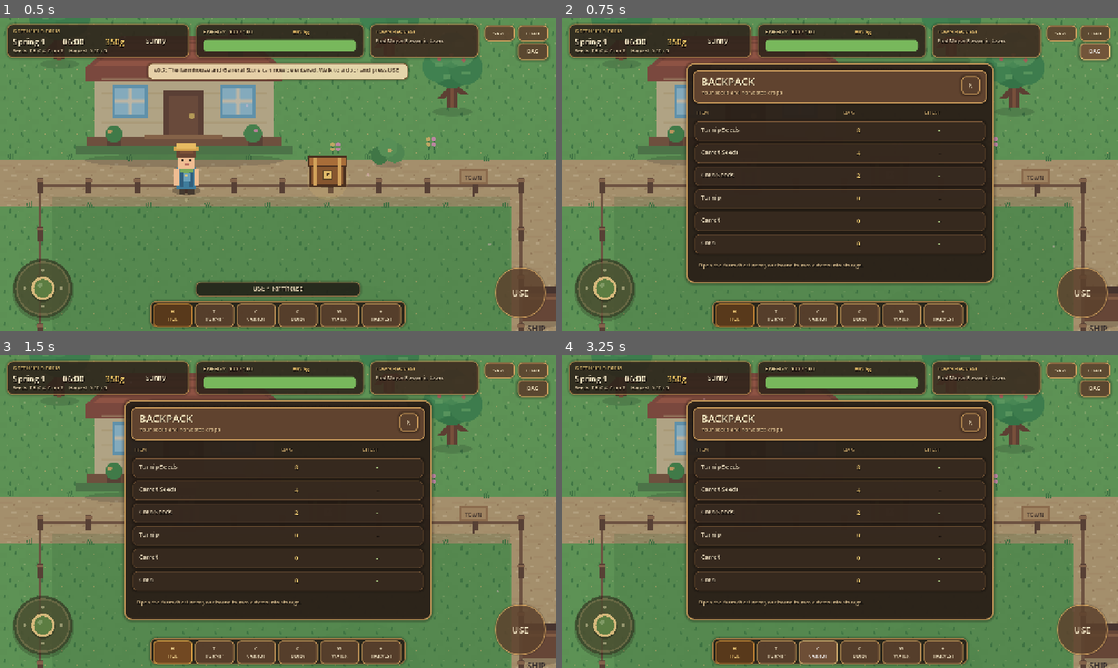
Above: before the commit, frames 1-4 (two rows, left to right).
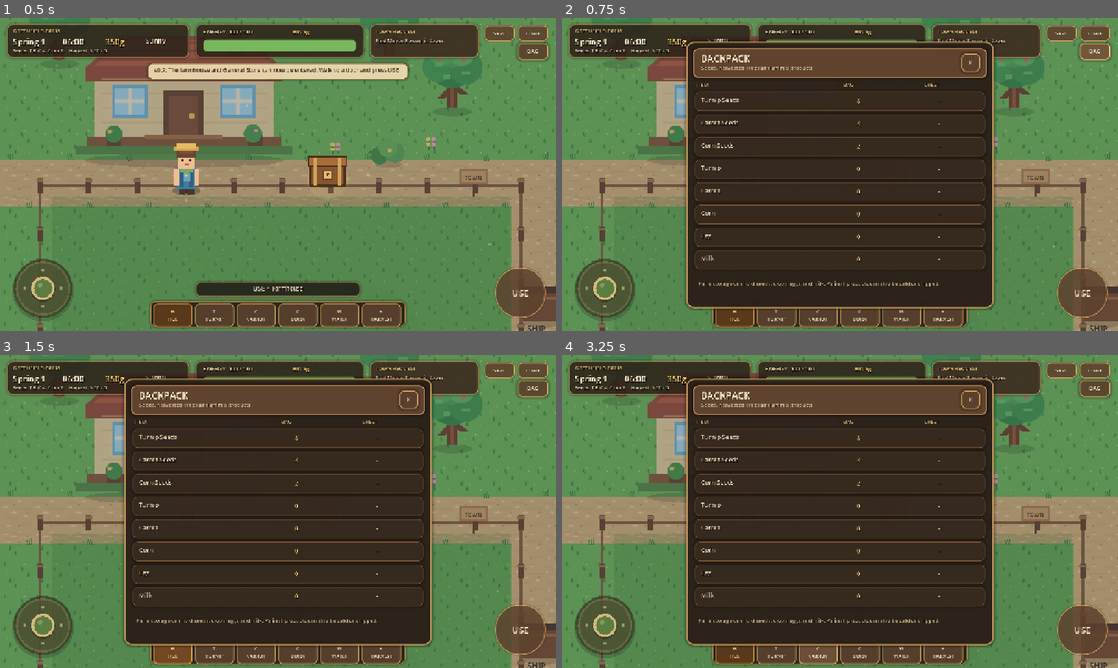
Above: after the commit, the same moments.

Repository: mohsenbigdeli/New
Game: Godot game, scene res://scenes/main.tscn
Same seed, same stepped clock (60 frames per second), same inputs: the game is played once before the commit and once after it.
Inputs:
- Up to frame 1 (0.5 s): no input
- Up to frame 2 (0.75 s): click "BAG" at 0.5 s
- Up to frame 3 (1.5 s): click "H HOE" at 1.25 s
- Up to frame 4 (3.25 s): click "T TURNIP" at 2 s; click "C CARROT" at 2.75 s

Frame 1 is identical in both runs. In frame 2, 17% of the frame differs, in the area x 22-78%, y 6-94%; in frame 3, 17%; in frame 4, 17%.

Commit message:
Extend v0.8 inventory for eggs and milk

Diff:
--- a/greenfield-farm/scripts/farm_inventory_panel.gd
+++ b/greenfield-farm/scripts/farm_inventory_panel.gd
@@ -22,7 +22,9 @@
 	{"key":"seed_corn", "name":"Corn Seeds"},
 	{"key":"turnip", "name":"Turnip"},
 	{"key":"carrot", "name":"Carrot"},
-	{"key":"corn", "name":"Corn"}
+	{"key":"corn", "name":"Corn"},
+	{"key":"egg", "name":"Egg"},
+	{"key":"milk", "name":"Milk"}
 ]
 
 func _ready() -> void:
@@ -74,36 +76,36 @@
 
 func _build_panel() -> void:
 	panel = Panel.new()
-	panel.position = Vector2(286,104)
-	panel.size = Vector2(708,506)
+	panel.position = Vector2(286,54)
+	panel.size = Vector2(708,614)
 	panel.add_theme_stylebox_override("panel", _style_box(Color("#2b2119f2"), Color("#c89b5b"), 18, 3))
 	panel.visible = false
 	add_child(panel)
 
 	var header := Panel.new()
 	header.position = Vector2(16,16)
-	header.size = Vector2(676,76)
+	header.size = Vector2(676,68)
 	header.add_theme_stylebox_override("panel", _style_box(Color("#60432f"), Color("#d3a25f"), 12, 2))
 	panel.add_child(header)
-	title_label = _label(header, Vector2(18,9), Vector2(420,30), "BACKPACK", 24, Color("#fff0c8"))
-	subtitle_label = _label(header, Vector2(19,42), Vector2(560,22), "Seeds and harvested crops", 12, Color("#e7c998"))
+	title_label = _label(header, Vector2(18,7), Vector2(420,28), "BACKPACK", 22, Color("#fff0c8"))
+	subtitle_label = _label(header, Vector2(19,36), Vector2(560,22), "Seeds, crops and animal products", 12, Color("#e7c998"))
 
 	var close := Button.new()
 	close.text = "X"
-	close.position = Vector2(618,14)
+	close.position = Vector2(618,12)
 	close.size = Vector2(42,42)
 	_style_button(close, Color("#9d5448"))
 	header.add_child(close)
 	close.pressed.connect(close_panel)
 
-	_label(panel, Vector2(24,104), Vector2(260,24), "ITEM", 12, Color("#d1ad70"))
-	_label(panel, Vector2(362,104), Vector2(92,24), "BAG", 12, Color("#d1ad70"))
-	_label(panel, Vector2(548,104), Vector2(108,24), "CHEST", 12, Color("#d1ad70"))
+	_label(panel, Vector2(24,92), Vector2(260,22), "ITEM", 11, Color("#d1ad70"))
+	_label(panel, Vector2(362,92), Vector2(92,22), "BAG", 11, Color("#d1ad70"))
+	_label(panel, Vector2(548,92), Vector2(108,22), "CHEST", 11, Color("#d1ad70"))
 
 	for i in range(ITEMS.size()):
 		var item: Dictionary = ITEMS[i]
 		var key := String(item["key"])
-		var y := 134 + i * 52
+		var y := 116 + i * 52
 		var row := Panel.new()
 		row.position = Vector2(20,y)
 		row.size = Vector2(668,44)
@@ -135,7 +137,7 @@
 		to_bag.pressed.connect(_transfer.bind(key, "to_bag"))
 		right_buttons[key] = to_bag
 
-	var footer := _label(panel, Vector2(28,456), Vector2(650,32), "Open the farm chest near your house to move items into storage.", 12, Color("#d6bb8d"))
+	var footer := _label(panel, Vector2(28,548), Vector2(650,42), "Farm storage can hold seeds, crops, eggs and milk. Animal products can also be sold or shipped.", 12, Color("#d6bb8d"))
 	footer.autowrap_mode = TextServer.AUTOWRAP_WORD_SMART
 
 func _on_bag_pressed() -> void:
@@ -151,7 +153,7 @@
 	is_open = true
 	panel.visible = true
 	title_label.text = "BACKPACK"
-	subtitle_label.text = "Your seeds and harvested crops"
+	subtitle_label.text = "Seeds, harvested crops and animal products"
 	_refresh_rows()
 	open_state_changed.emit(true)
 
